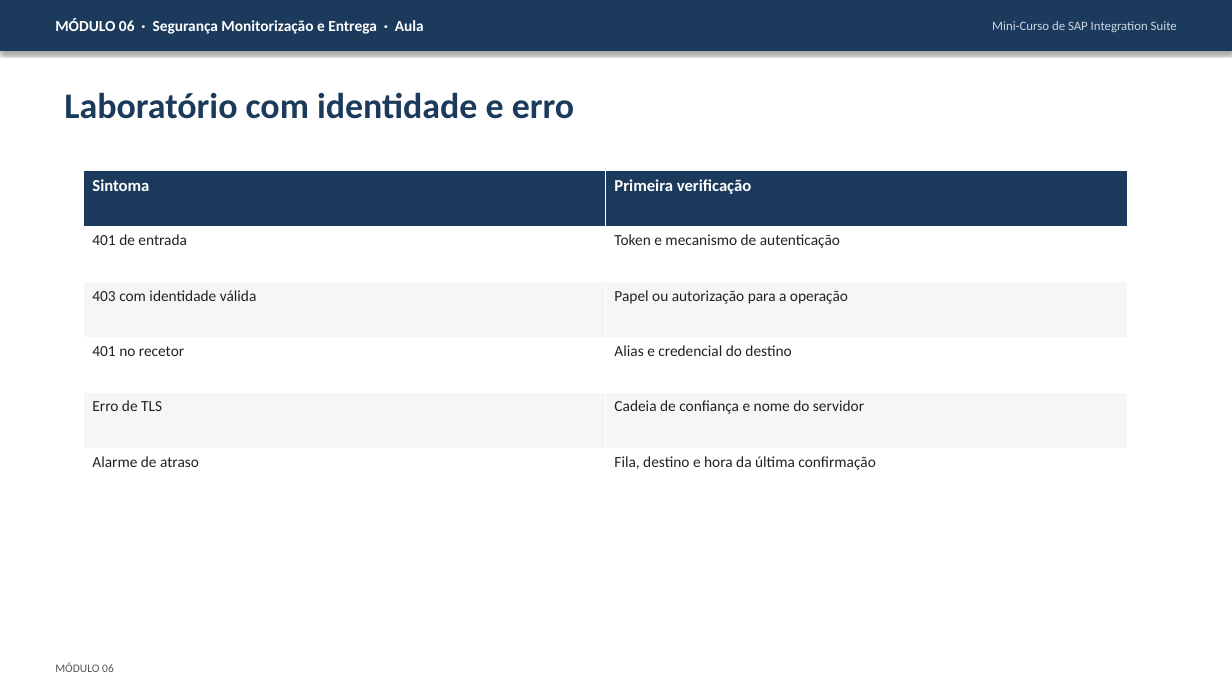
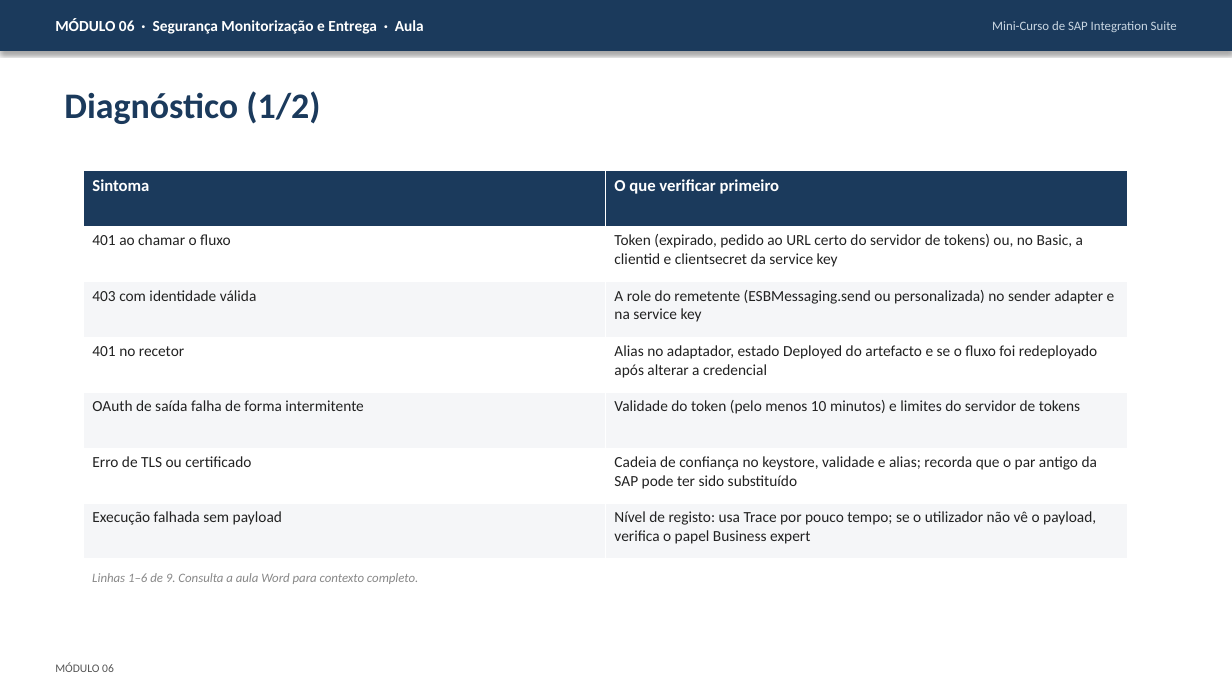
Before and after one commit to AdrianoHebreu/estudos, a slide deck: slide 34 of Integration_suite_studies/06-Seguranca-Monitorizacao-e-Entrega/06-Seguranca-Monitorizacao-e-Entrega.pptx (slide 10 before the commit). Drawn at 1232x693 pixels with LibreOffice and Linux fonts; fonts in the diff are those of the drawing. Boxes give left, top, right and bottom in pixels: in the first picture for what was removed or moved away, otherwise in the second. Text is boxed around its words. In the diff, an @@ line names an element or a change of style, - is before the commit and + after.

```diff
--- a/Integration_suite_studies/06-Seguranca-Monitorizacao-e-Entrega/06-Seguranca-Monitorizacao-e-Entrega.pptx
+++ b/Integration_suite_studies/06-Seguranca-Monitorizacao-e-Entrega/06-Seguranca-Monitorizacao-e-Entrega.pptx
@@ text at (x1=64, y1=91, x2=320, y2=124): text changed @@
-Laboratório com identidade e erro
+Diagnóstico (1/2)
@@ table at (x1=83, y1=171, x2=1128, y2=559) @@
-row 1: Sintoma | Primeira verificação
-row 2: 401 de entrada | Token e mecanismo de autenticação
-row 3: 403 com identidade válida | Papel ou autorização para a operação
-row 4: 401 no recetor | Alias e credencial do destino
-row 5: Erro de TLS | Cadeia de confiança e nome do servidor
-row 6: Alarme de atraso | Fila, destino e hora da última confirmação
+row 1: Sintoma | O que verificar primeiro
+row 2: 401 ao chamar o fluxo | Token (expirado, pedido ao URL certo do servidor de tokens) ou, no Basic, a clientid e clientsecret da service key
+row 3: 403 com identidade válida | A role do remetente (ESBMessaging.send ou personalizada) no sender adapter e na service key
+row 4: 401 no recetor | Alias no adaptador, estado Deployed do artefacto e se o fluxo foi redeployado após alterar a credencial
+row 5: OAuth de saída falha de forma intermitente | Validade do token (pelo menos 10 minutos) e limites do servidor de tokens
+row 6: Erro de TLS ou certificado | Cadeia de confiança no keystore, validade e alias; recorda que o par antigo da SAP pode ter sido substituído
+row 7: Execução falhada sem payload | Nível de registo: usa Trace por pouco tempo; se o utilizador não vê o payload, verifica o papel Business expert
@@ text added at (x1=92, y1=573, x2=418, y2=584), 10 pt, text #888888, italic @@
+Linhas 1–6 de 9. Consulta a aula Word para contexto completo.
```
Also in this commit, not shown: 11 other slides changed, 27 slides added, 47 other files.
